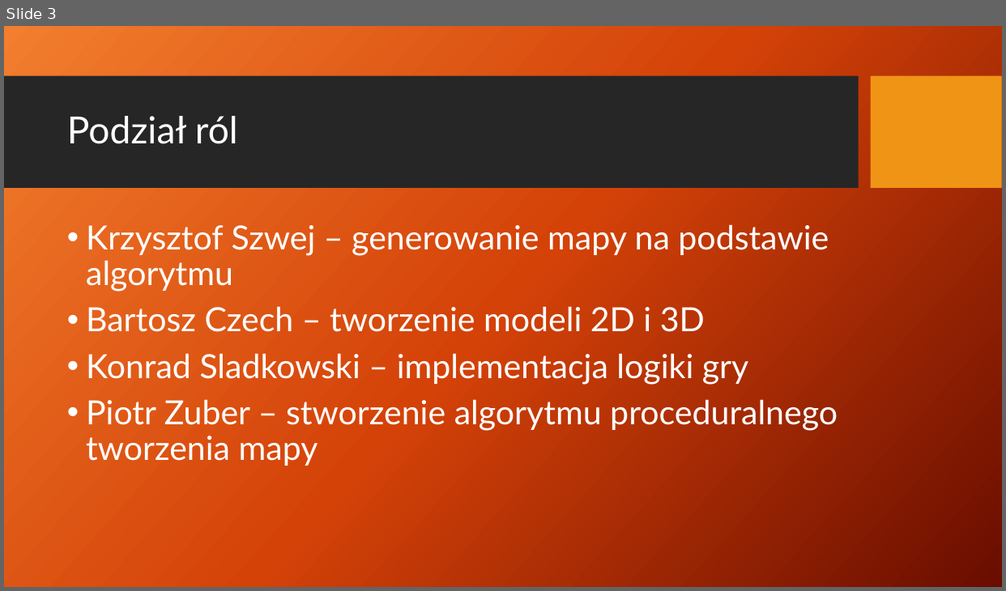
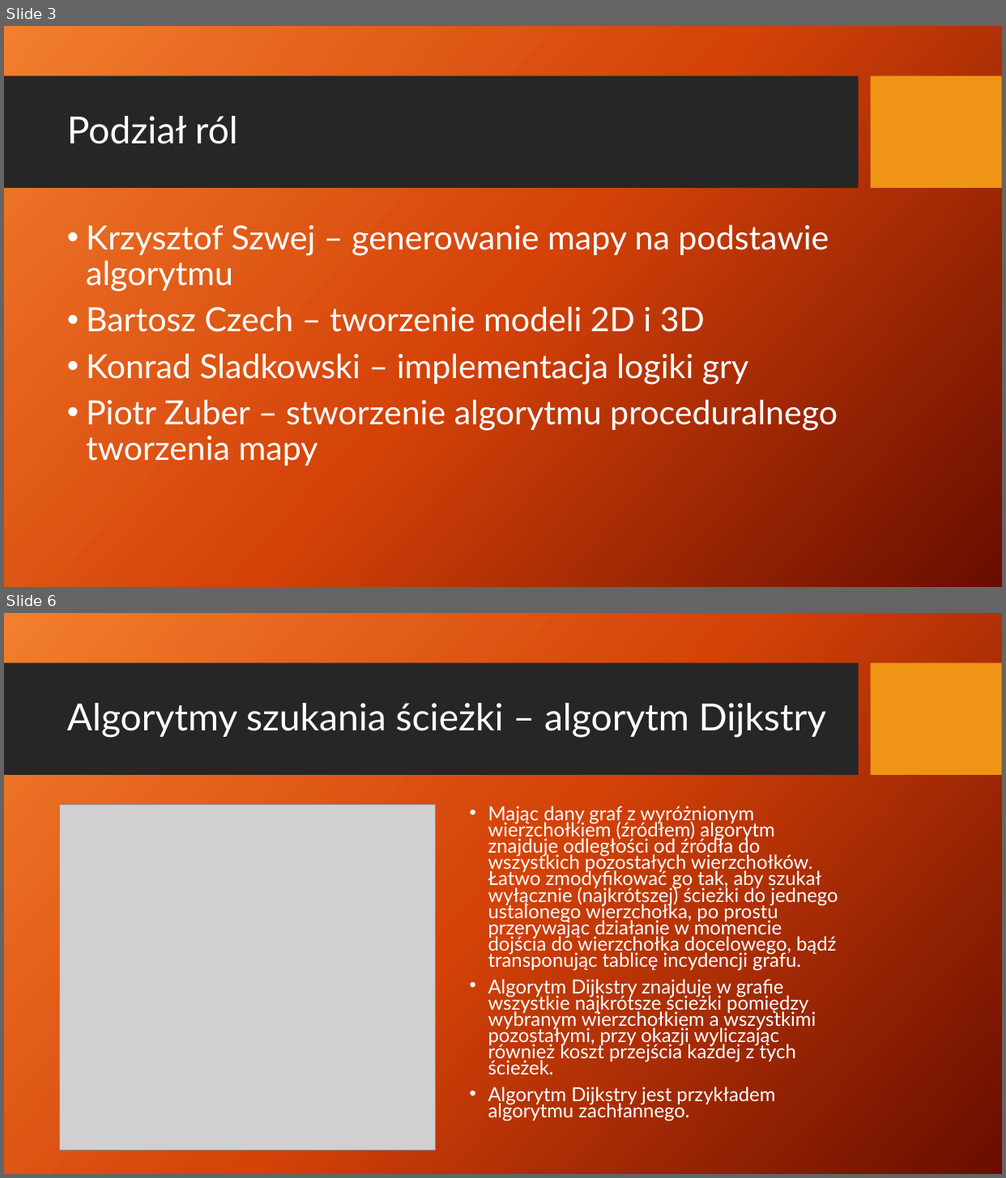
Before and after one commit to FakeOrganization-TD/TowerDefence, a slide deck: Prezentacje/Prez 2 - oceniana.pptx. Shown one above the other, each under a label of ours: slide 3 before the commit, slides 3 and 6 after it; the slides between them are not shown. The pictures are 1006x591 and 1006x1178 pixels, drawn with LibreOffice and Linux fonts; fonts in the diff are those of the drawing; grey boxes stand for pictures; background and template pictures are left out. Boxes give left, top, right and bottom in pixels: in the first picture for what was removed or moved away, otherwise in the second. Text is boxed around its words. In the diff, an @@ line names an element or a change of style, - is before the commit and + after.

```diff
--- a/Prezentacje/Prez 2 - oceniana.pptx
+++ b/Prezentacje/Prez 2 - oceniana.pptx
@@ slide 6 added at (4,613,1002,1174), background picture (left out); not listed: 2 template elements that a slide beside it also shows @@
@@ title added at (67,703,826,738), 36 pt, text #FFFFFF @@
+Algorytmy szukania ścieżki – algorytm Dijkstry
@@ picture added at (59,805,435,1151) @@
@@ text added at (488,806,837,1122), 18.6 pt, text #FFFFFF @@
+• Mając dany graf z wyróżnionym wierzchołkiem (źródłem) algorytm znajduje odległości od źródła do wszystkich pozostałych wierzchołków. Łatwo zmodyfikować go tak, aby szukał wyłącznie (najkrótszej) ścieżki do jednego ustalonego wierzchołka, po prostu przerywając działanie w momencie dojścia do wierzchołka docelowego, bądź transponując tablicę incydencji grafu.
+• Algorytm Dijkstry znajduje w grafie wszystkie najkrótsze ścieżki pomiędzy wybranym wierzchołkiem a wszystkimi pozostałymi, przy okazji wyliczając również koszt przejścia każdej z tych ścieżek.
+• Algorytm Dijkstry jest przykładem algorytmu zachłannego.
```
Also in this commit, not shown: 3 other slides added, 1 slide removed, 1 other file.
